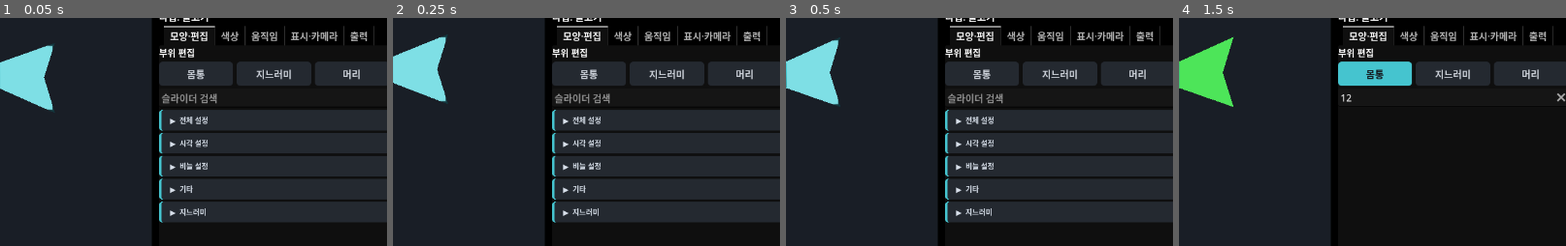
Above: before the commit, frames 1-4 (left to right).
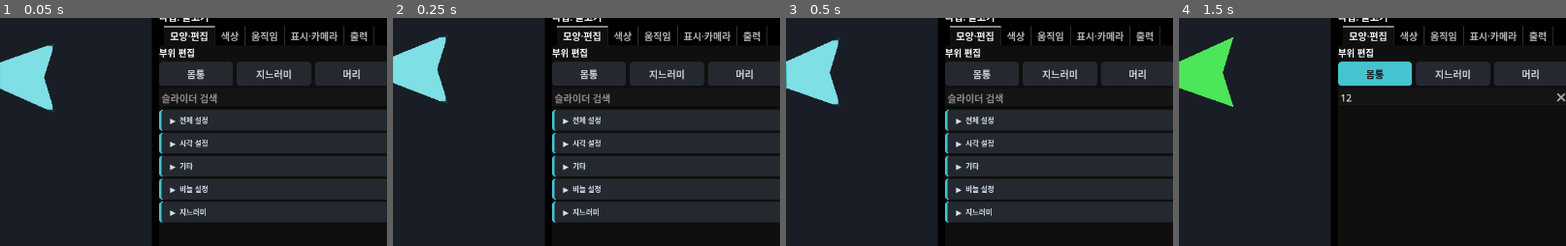
Above: after the commit, the same moments.

Repository: currywhaleshark/aquarium_sprite_mock-up_generator
Game: Godot game, scene res://scenes/Main.tscn
The game is run twice, just before and just after one commit, with the same random seed, the same clock (stepped at 60 frames per second) and the same inputs.
Inputs (mouse positions are % of the whole screen's width and height, from its top left):
- Up to frame 1 (0.05 s): no input
- Up to frame 2 (0.25 s): no input
- Up to frame 3 (0.5 s): no input
- Up to frame 4 (1.5 s): click (84, 50) at 0.52 s; type "12" at 0.6 s; tap Enter at 1.25 s; move the mouse to (72, 45) at 1.27 s; hold D from 1.28 s (still down); tap R at 1.35 s; click (72, 45) at 1.42 s
The pictures show only the part of the screen within x 49-99%, y 33-83%; the shares and areas given below are measured in that part.

The runs differ from the first frame. In frame 1, 0.3% of the frame differs, in the area x 46-54%, y 63-77%; in frame 2, 0.3%; in frame 3, 0.3%; in frame 4, nothing differs.

Commit message:
Filter presets by creature mode

Diff:
--- /dev/null
+++ b/presets/basic_shark.json
@@ -0,0 +1,84 @@
+{
+	"schema_version": 1,
+	"name": "basic_shark",
+	"creature_type": "shark",
+	"type": "shark",
+	"camera_preset": "shark_side_quarter",
+	"display_target_size": {"w": 36, "h": 14},
+	"parameters": {
+		"creature_type": "shark",
+		"body_length": 5.8,
+		"body_height": 0.42,
+		"body_width": 0.28,
+		"head_size": 0.42,
+		"head_offset": -0.78,
+		"head_shape": "pointed",
+		"snout_length": 0.22,
+		"forehead_slope": 0.2,
+		"mouth_type": "terminal",
+		"mouth_size": 0.06,
+		"eye_size": 0.045,
+		"eye_position_x": -0.98,
+		"eye_position_y": 0.08,
+		"shell_enabled": 1.0,
+		"shell_expand": 0.055,
+		"shell_color_mix": 0.18,
+		"shell_opacity": 0.68,
+		"dorsal_1_attach_t": 0.428,
+		"dorsal_1_shape": "trailing",
+		"dorsal_1_length": 1.2,
+		"dorsal_1_height": 0.12,
+		"dorsal_2_enabled": 1.0,
+		"dorsal_2_attach_t": 0.74,
+		"dorsal_2_shape": "trailing",
+		"dorsal_2_length": 1.2,
+		"dorsal_2_height": 0.11,
+		"pectoral_attach_t": 0.145,
+		"pectoral_fin_size": 0.11,
+		"pelvic_enabled": 0.0,
+		"anal_attach_t": 0.7,
+		"anal_shape": "long",
+		"anal_fin_size": 0.1,
+		"tail_length": 0.92,
+		"tail_fin_size": 0.34,
+		"caudal_shape": "shark_heterocercal",
+		"shark_gill_slit_count": 5,
+		"shark_gill_slit_length": 0.22,
+		"shark_gill_slit_spacing": 0.055,
+		"shark_gill_slit_angle": -8.0,
+		"shark_gill_slit_depth": 0.65,
+		"shark_gill_slit_position_x": -0.28,
+		"shark_gill_slit_position_y": 0.08,
+		"swim_mode": "eel",
+		"swim_speed": 1.45,
+		"global_sway_amount": 11.9,
+		"phase_delay": 0.515,
+		"tail_sway_multiplier": 1.35,
+		"body_wave_amount": 0.62,
+		"body_wave_start": 0.305,
+		"body_wave_falloff": 0.35,
+		"tail_fin_extra_swing": 0.35,
+		"fin_flap_amount": 5.0,
+		"fin_yaw_follow_strength": 0.15,
+		"base_color": "#272526",
+		"secondary_color": "#bceaf1",
+		"belly_color": "#686868",
+		"fin_color": "#767676",
+		"outline_color": "#656c6e",
+		"highlight_strength": 0.42,
+		"shadow_strength": 0.38,
+		"pattern_type": "reticulated",
+		"pattern_color": "#575a5b",
+		"pattern_intensity": 0.7,
+		"pattern_scale_x": 16.5,
+		"pattern_scale_y": 4.0
+	},
+	"export_settings": {
+		"frame_count": 8,
+		"frame_rate": 12,
+		"frame_ticks": 14,
+		"render_resolution": {"w": 256, "h": 256},
+		"padding_px": 8,
+		"sprite_facing_left": true
+	}
+}
--- a/presets/장.json
+++ b/presets/장.json
@@ -70,7 +70,7 @@
 		]
 	},
 	"camera_preset": "shark_side_quarter",
-	"creature_type": "fish",
+	"creature_type": "shark",
 	"display_target_size": {
 		"h": 14.0,
 		"w": 36.0
@@ -235,7 +235,7 @@
 		"body_wave_start": 0.305,
 		"body_width": 0.28,
 		"caudal_shape": "pointed",
-		"creature_type": "fish",
+		"creature_type": "shark",
 		"dorsal_1_attach_t": 0.428,
 		"dorsal_1_height": 0.12,
 		"dorsal_1_length": 1.2,
@@ -288,6 +288,13 @@
 		"shell_enabled": 1.0,
 		"shell_expand": 0.055,
 		"shell_opacity": 0.68,
+		"shark_gill_slit_angle": -8.0,
+		"shark_gill_slit_count": 5,
+		"shark_gill_slit_depth": 0.65,
+		"shark_gill_slit_length": 0.22,
+		"shark_gill_slit_position_x": -0.28,
+		"shark_gill_slit_position_y": 0.08,
+		"shark_gill_slit_spacing": 0.055,
 		"show_ring_guides": 0.0,
 		"snout_length": 0.22,
 		"swim_mode": "eel",
@@ -320,7 +327,7 @@
 		"tail_fin_size": 0.34,
 		"tail_length": 0.92
 	},
-	"type": "fish",
+	"type": "shark",
 	"visual_profile": {
 		"base_color": "#272526",
 		"belly_color": "#686868",
--- /dev/null
+++ b/scenes/PresetStoreModeFilterTest.tscn
@@ -0,0 +1,6 @@
+[gd_scene format=3]
+
+[ext_resource type="Script" path="res://scripts/tools/PresetStoreModeFilterTest.gd" id="1_mode_filter"]
+
+[node name="PresetStoreModeFilterTest" type="Node"]
+script = ExtResource("1_mode_filter")
--- a/scripts/presets/PresetStore.gd
+++ b/scripts/presets/PresetStore.gd
@@ -1,20 +1,37 @@
 class_name PresetStore
 extends RefCounted
 
+const CreatureModeScript := preload("res://scripts/creature/CreatureMode.gd")
 const BodyProfileScript := preload("res://scripts/creature/BodyProfile.gd")
 const PRESET_DIR := "res://presets"
 const USER_PRESET_DIR := "user://presets"
 
-static func load_all() -> Array[Dictionary]:
+static func load_all(creature_type: String = "") -> Array[Dictionary]:
 	var presets: Array[Dictionary] = []
+	var filter_mode := ""
+	if creature_type.strip_edges() != "":
+		filter_mode = CreatureModeScript.normalize(creature_type)
 	presets.append_array(_load_from_dir(PRESET_DIR, "built_in"))
 	presets.append_array(_load_from_dir(USER_PRESET_DIR, "user"))
+	if filter_mode != "":
+		presets = presets.filter(func(preset: Dictionary) -> bool:
+			return String(preset.get("creature_type", "")) == filter_mode
+		)
 	presets.sort_custom(func(a: Dictionary, b: Dictionary) -> bool:
 		var left := "%s:%s" % [String(a.get("_preset_source", "")), String(a.get("name", ""))]
 		var right := "%s:%s" % [String(b.get("_preset_source", "")), String(b.get("name", ""))]
 		return left < right
 	)
 	return presets
+
+static func find_default_for_mode(mode: String) -> Dictionary:
+	var normalized_mode := CreatureModeScript.normalize(mode)
+	var default_name := CreatureModeScript.default_preset(normalized_mode)
+	var mode_presets := load_all(normalized_mode)
+	for preset in mode_presets:
+		if String(preset.get("name", "")) == default_name:
+			return preset
+	return mode_presets[0] if not mode_presets.is_empty() else {}
 
 static func load_preset(path: String) -> Dictionary:
 	var file := FileAccess.open(path, FileAccess.READ)
@@ -100,20 +117,21 @@
 
 static func normalize_preset(preset: Dictionary) -> Dictionary:
 	var normalized := preset.duplicate(true)
-	if normalized.has("type") and not normalized.has("creature_type"):
-		normalized["creature_type"] = String(normalized.get("type", "fish"))
-	if not normalized.has("type"):
-		normalized["type"] = String(normalized.get("creature_type", "fish"))
+	var mode := CreatureModeScript.normalize(String(normalized.get("creature_type", normalized.get("type", "fish"))))
+	normalized["creature_type"] = mode
+	normalized["type"] = mode
 	if normalized.has("parameters"):
 		var parameters: Dictionary = normalized["parameters"]
-		if String(normalized.get("creature_type", "fish")) == "fish":
+		parameters["creature_type"] = mode
+		if mode == CreatureModeScript.FISH or mode == CreatureModeScript.SHARK:
 			parameters["body_profile"] = BodyProfileScript.ensure_body_profile(parameters)
 			BodyProfileScript.normalize_motion_parameters(parameters)
 		BodyProfileScript.ensure_visual_parameters(parameters)
 		normalized["parameters"] = parameters
 		return normalized
 	var parameters := BodyProfileScript.make_parameters_from_structured_preset(normalized)
-	if String(normalized.get("creature_type", normalized.get("type", "fish"))) == "fish":
+	parameters["creature_type"] = mode
+	if mode == CreatureModeScript.FISH or mode == CreatureModeScript.SHARK:
 		parameters["body_profile"] = BodyProfileScript.ensure_body_profile(parameters)
 	normalized["parameters"] = parameters
 	return normalized
--- /dev/null
+++ b/scripts/tools/PresetStoreModeFilterTest.gd
@@ -0,0 +1,23 @@
+extends Node
+
+const PresetStoreScript := preload("res://scripts/presets/PresetStore.gd")
+
+func _ready() -> void:
+	var fish_presets := PresetStoreScript.load_all("fish")
+	var ray_presets := PresetStoreScript.load_all("ray")
+	var shark_presets := PresetStoreScript.load_all("shark")
+	assert(fish_presets.size() > 0)
+	assert(ray_presets.size() > 0)
+	assert(shark_presets.size() > 0)
+	for preset in fish_presets:
+		assert(String(preset.get("creature_type", "")) == "fish")
+		assert(String(preset.get("type", "")) == "fish")
+	for preset in ray_presets:
+		assert(String(preset.get("creature_type", "")) == "ray")
+		assert(String(preset.get("type", "")) == "ray")
+	for preset in shark_presets:
+		assert(String(preset.get("creature_type", "")) == "shark")
+		assert(String(preset.get("type", "")) == "shark")
+	assert(not PresetStoreScript.find_default_for_mode("shark").is_empty())
+	print("PRESET_STORE_MODE_FILTER_TEST_OK")
+	get_tree().quit(0)
